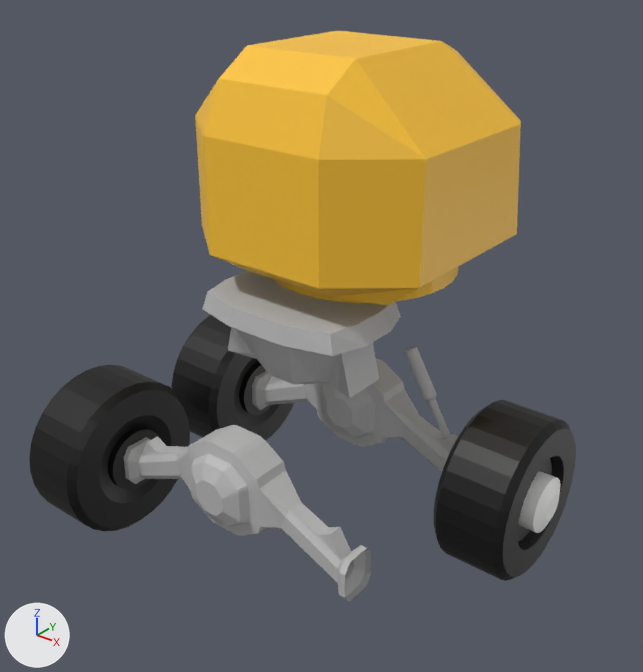
One commit to the Blender file mobs/wheeled_drone.blend: the scene before it, then after it.
Rendered twice from a camera (50 mm lens) standing at (3.08, -4.26, 3.76) and looking at (0.0, -0.41, 1.37). Arrows for +X, +Y and +Z are at lower left; the lights stay in place.

In view in the first picture: 'LF_WHEEL', 'LF_WHEEL.001', 'RF_WHEEL', 'drone_body', 'drone_turret'.
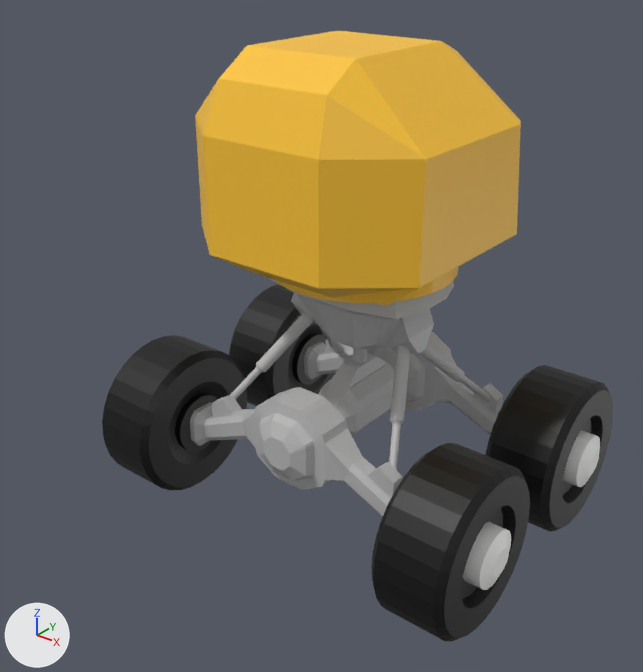
Pixel boxes (x1, y1, x2, y2) of what changed, in the pictures (643 x 672 px; the box of a moved part takes in the faces that stretch with it):
'drone_body', reshaped, moved
    before: (124, 271, 457, 602)
    after: (190, 278, 503, 517)
'LF_WHEEL.001', moved
    before: (29, 365, 190, 531)
    after: (102, 335, 247, 490)
'RF_WHEEL', moved
    before: (434, 400, 576, 581)
    after: (485, 365, 613, 532)
'RB_WHEEL', added (black)
    after: (371, 443, 530, 642)
'LF_WHEEL', moved
    before: (172, 315, 294, 441)
    after: (229, 284, 336, 406)
part 1 of me_cylinder_001, moved or reshaped (not visible before)
    after: (353, 348, 367, 363)
part 2 of me_cylinder_001, moved or reshaped (not visible before)
    after: (321, 329, 335, 347)
part 3 of me_cylinder_001, added
    after: (389, 346, 410, 470)
part 4 of me_cylinder_001, added
    after: (230, 313, 313, 399)
part 5 of me_cylinder_001, moved or reshaped
    before: (124, 327, 457, 602)
    after: (190, 293, 503, 517)
part 6 of me_cylinder_001, moved or reshaped
    before: (267, 376, 286, 385)
    after: (320, 339, 353, 355)

Edits to the bpy script that builds the scene:
```text
Change me_cylinder_001:
    used by ob_drone_body; location = (0.001, 0.0, 1.11); rotation_euler = (0.0, 0.0, -1.571), in degrees (0, 0, -90)
    remove me_cylinder_001.from_pydata(...)  # 700 vertices, 596 faces, 4 loose edges; spans x -0.22..1.43, y -0.88..0.88, z -0.73..0.61
    add me_cylinder_001.from_pydata(...)  # 1028 vertices, 888 faces; spans x -0.22..1.45, y -0.88..0.88, z -0.73..0.61
    me_cylinder_001 part 1: the loose piece of 44 vertices spanning x -0.08..0.08, y -0.08..0.08, z -0.08..0.08 is scaled about its middle by (0.556, 0.556, 1.08), then moved by (0.6, 0.0, 0.01)
    me_cylinder_001 part 2: the loose piece of 96 vertices spanning x -0.04..0.04, y -0.71..-0.35, z -0.41..0.16 is multiplied about its middle by the matrix ((0.707, 0.724, 0.657), (0.062, -0.539, 0.924), (-0.704, 0.68, 0.741)), then moved by (0.28, -0.01, 0.01)
    me_cylinder_001 part 3: the loose piece of 96 vertices spanning x -0.04..0.04, y 0.35..0.71, z -0.41..0.16 is copied, and the copy is multiplied about its middle by the matrix ((-0.707, 0.207, -0.956), (-0.062, 1.07, 0.005), (-0.704, -0.301, 0.959)), then moved by (0.94, 0.0, 0.01); it spans x 0.62..1.25, y 0.33..0.72, z -0.45..0.21
    me_cylinder_001 part 4: the loose piece of 96 vertices spanning x -0.04..0.04, y -0.71..-0.35, z -0.41..0.16 is copied, and the copy is multiplied about its middle by the matrix ((-0.707, -0.724, -0.657), (0.062, -0.539, 0.924), (-0.704, 0.68, 0.741)), then moved by (0.93, -0.01, 0.01); it spans x 0.62..1.25, y -0.73..-0.34, z -0.45..0.21
    me_cylinder_001 part 5: 76 vertices moved from x -0.04..0.66, y -0.33..0.71, z -0.41..0.11 to x -0.04..0.66, y -0.28..0.72, z -0.45..0.13; 232 vertices removed from x -0.04..1.43, y -0.88..0.88, z -0.73..0.16; 364 vertices added at x -0.05..1.45, y -0.88..0.88, z -0.73..0.28
    me_cylinder_001 part 6: 4 vertices removed from x -0.04..0.04, y -0.73..-0.64, z -0.41..-0.38; 8 vertices added at x -0.05..0.05, y -0.73..-0.54, z -0.47..-0.3
Change ob_drone_body:
    ob_drone_body.location: (0.001, 0.0, 1.11) -> (0.001, 0.598, 1.11)
Change ob_rf_wheel:
    ob_rf_wheel.location: (1.415, 0.0, 0.516) -> (1.415, 0.598, 0.516)
Change ob_lf_wheel:
    ob_lf_wheel.location: (-1.411, 0.0, 0.516) -> (-1.411, 0.598, 0.516)
Change ob_lf_wheel_001:
    ob_lf_wheel_001.location: (-1.411, -1.207, 0.516) -> (-1.411, -0.631, 0.516)
Add ob_rb_wheel:
    ob_rb_wheel = bpy.data.objects.new('RB_WHEEL', me_cylinder_003.copy())  # the mesh of ob_lf_wheel_001
    ob_rb_wheel.location = (1.415, -0.631, 0.516)
    ob_rb_wheel.rotation_euler = (0.0, 4.712, 0.0)  # degrees (0, 270, 0)
```
